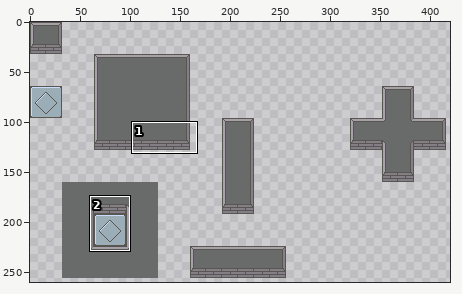
Edited in one commit: pixel-art file (rogue/archive/tiles.aseprite). Above: a wide view before the commit, with the close-up outlined.
Close-up. Earlier state:
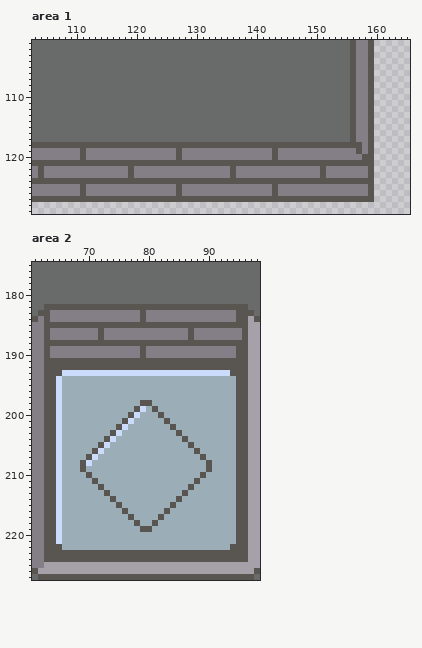
512x512 pixels, 1 frame. Shown: area 1: x 103..165, y 101..129; area 2: x 61..98, y 175..227. The wide view leaves out empty margins. The commit also changed other parts of the picture, which this record leaves out.
Once edited:
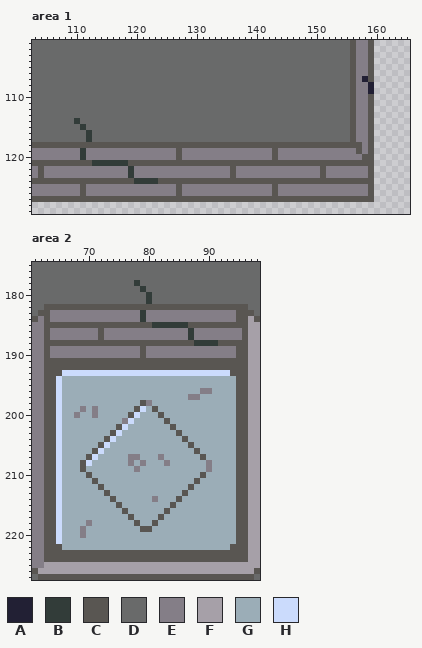
Palette (. is transparent): A #222034  B #323c39  C #595652  D #696a6a  E #847e87  F #a6a0a8  G #9badb7  H #cbdbfc
From old to new:
Area 1:
y 107: x 158 E -> A
y 108..109: x 159 C -> A
y 114: x 110 D -> B
y 115: x 111 D -> B
y 116..117: x 112 D -> B
y 119..120: x 111 C -> B
y 121: x 113..118 CCCCCC -> BBBBBB
y 122..123: x 119 C -> B
y 124: x 120..123 CCCC -> BBBB
Area 2:
y 178: x 78 D -> B
y 179: x 79 D -> B
y 180..181: x 80 D -> B
y 183..184: x 79 C -> B
y 185: x 81..86 CCCCCC -> BBBBBB
y 186..187: x 87 C -> B
y 188: x 88..91 CCCC -> BBBB
y 196: x 89..90 GG -> EE
y 197: x 87..88 GG -> EE
y 198: x 80 C -> E
y 199: x 69 G -> E; x 71 G -> E
y 200: x 68 G -> E; x 71 G -> E
y 201: x 76 C -> E
y 207: x 77..78 GG -> EE; x 82 G -> E
y 208: x 77 G -> E; x 79 G -> E; x 83 G -> E; x 90 C -> E
y 209: x 78 G -> E; x 90 C -> E
y 214: x 81 G -> E
y 218: x 70 G -> E
y 219..220: x 69 G -> E
